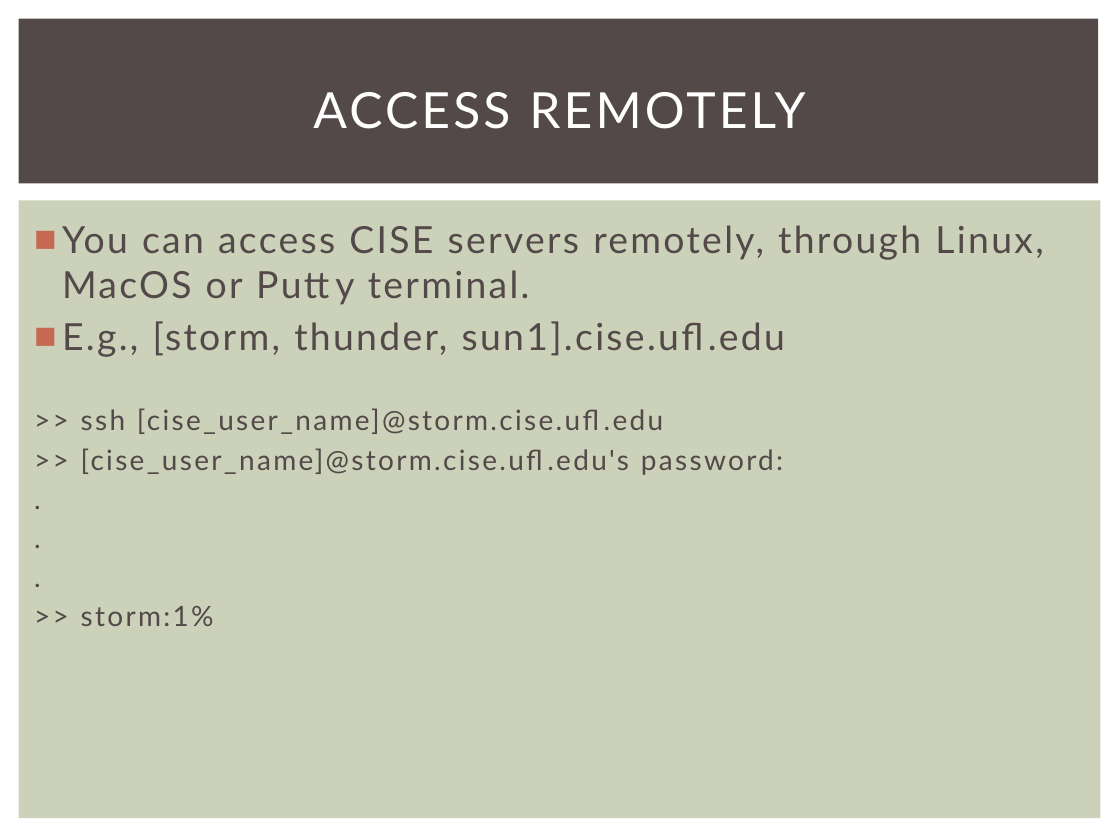
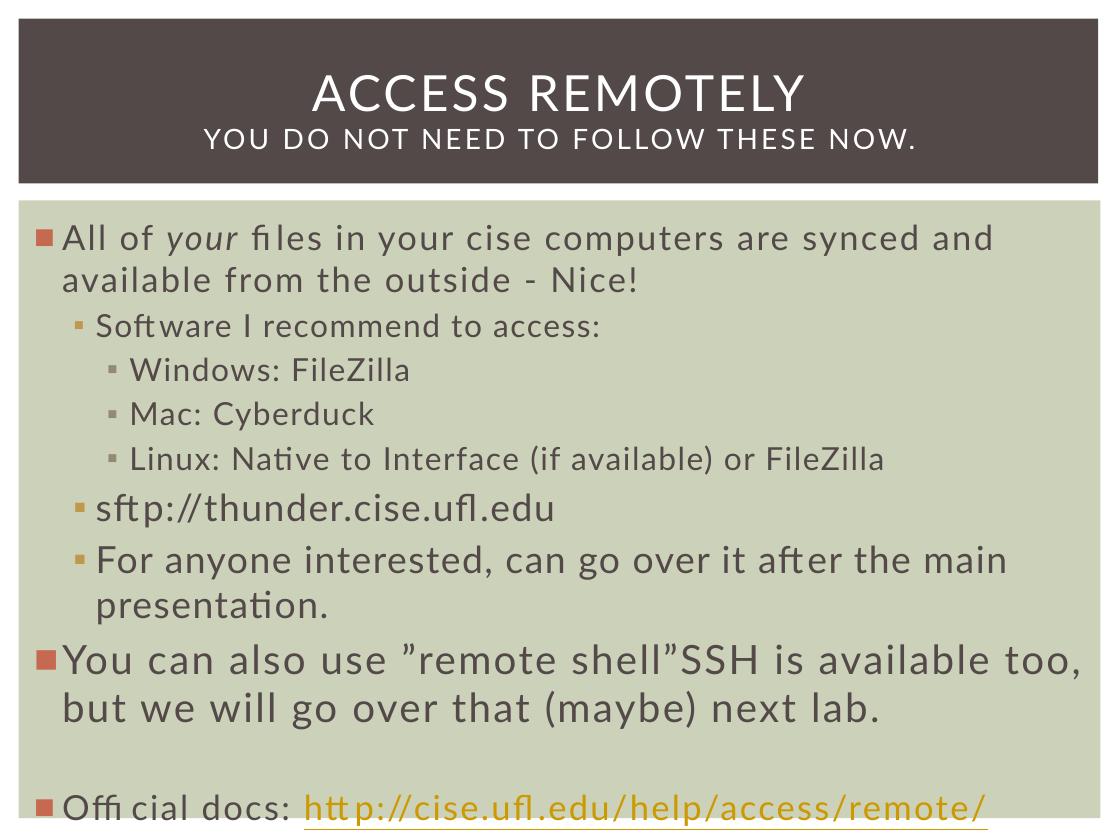
Before and after one commit to JonathanZip/COP3503-Fall2016, a slide deck: slide 2 of Lab_01/Lab1.pptx (slide 3 before the commit). Drawn at 1120x840 pixels with LibreOffice and Linux fonts; fonts in the diff are those of the drawing. Boxes give left, top, right and bottom in pixels: in the first picture for what was removed or moved away, otherwise in the second. Text is boxed around its words. In the diff, an @@ line names an element or a change of style, - is before the commit and + after.

```diff
--- a/Lab_01/Lab1.pptx
+++ b/Lab_01/Lab1.pptx
@@ title at [312, 75, 804, 149]: text changed; size 32 to 18 pt @@
-ACCESS REMOTELY
+ACCESS REMOTELY
+YOU DO NOT NEED TO FOLLOW THESE NOW.
@@ text at [62, 224, 1081, 827]: text changed; size 24 to 22.2 pt @@
-■ You can access CISE servers remotely, through Linux, MacOS or Putty terminal.
-■ E.g., [storm, thunder, sun1].cise.ufl.edu
->> ssh [cise_user_name]@storm.cise.ufl.edu
->> [cise_user_name]@storm.cise.ufl.edu's password:
-.
-.
-.
->> storm:1%
+■ All of your files in your cise computers are synced and available from the outside - Nice!
+  ▪ Software I recommend to access:
+    ▪ Windows: FileZilla
+    ▪ Mac: Cyberduck
+    ▪ Linux: Native to Interface (if available) or FileZilla
+  ▪ sftp://thunder.cise.ufl.edu
+  ▪ For anyone interested, can go over it after the main presentation.
+■ You can also use ”remote shell”SSH is available too, but we will go over that (maybe) next lab.
+■ Official docs: http://cise.ufl.edu/help/access/remote/
```
Also in this commit, not shown: 2 other slides changed, 2 slides added, 1 slide removed.
